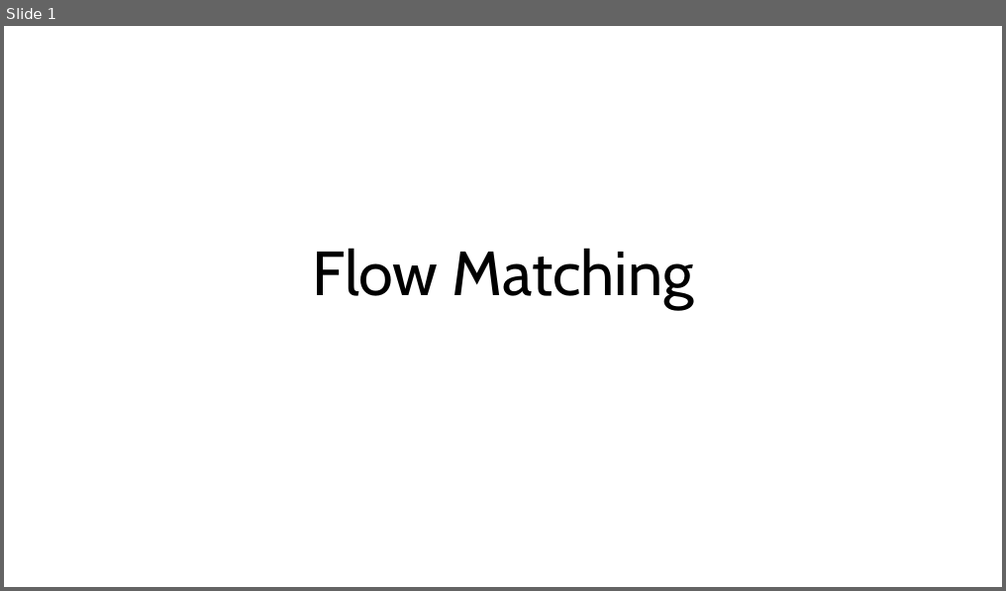
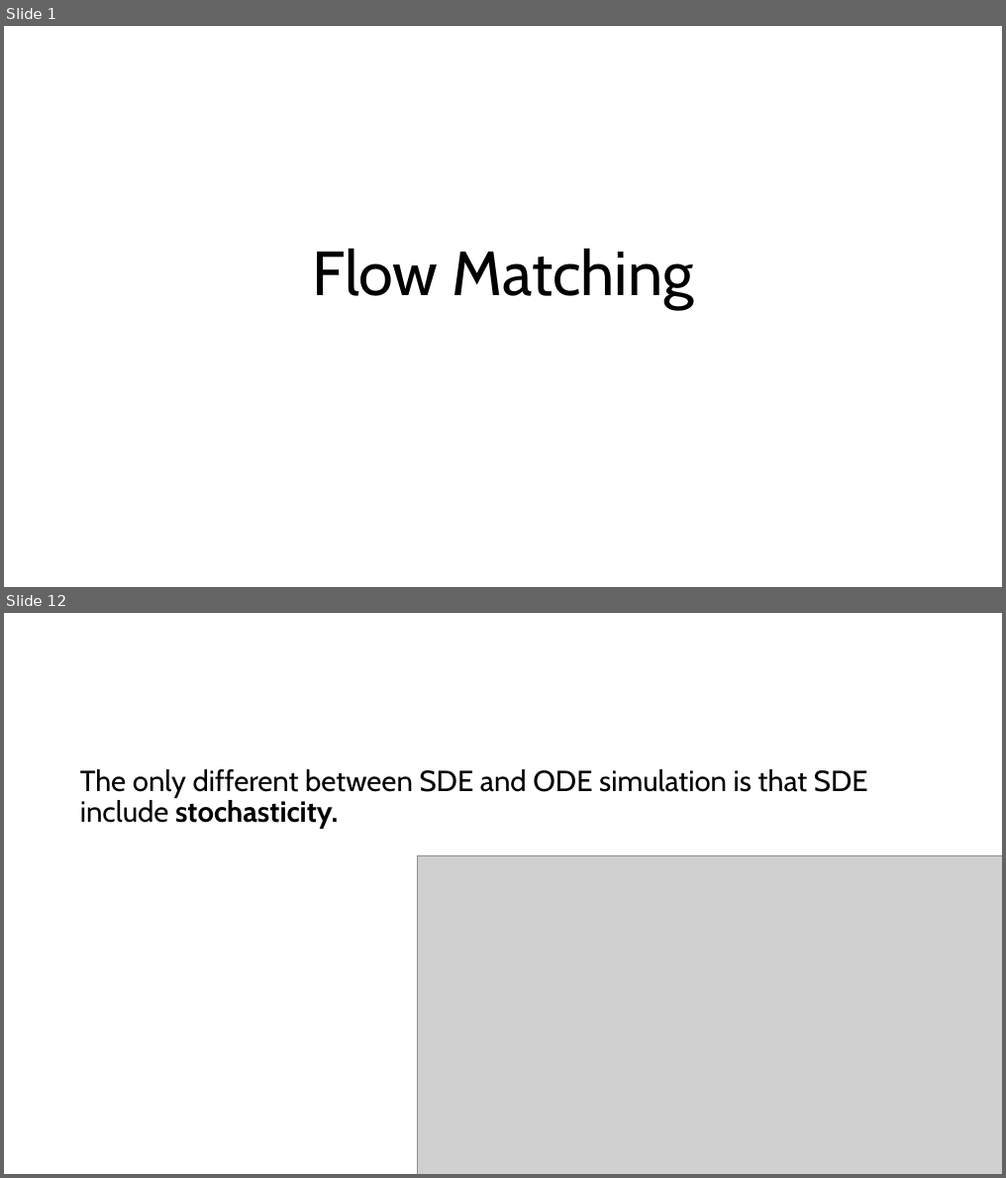
Before and after one commit to SOKOUDJOU-LEOPOLD/Learning-Flow-Matching, a slide deck: Flow Matching.pptx. Shown one above the other, each under a label of ours: slide 1 before the commit, slides 1 and 12 after it; the slides between them are not shown. The pictures are 1006x591 and 1006x1178 pixels, drawn with LibreOffice and Linux fonts; fonts in the diff are those of the drawing; grey boxes stand for pictures. Boxes give left, top, right and bottom in pixels: in the first picture for what was removed or moved away, otherwise in the second. Text is boxed around its words. In the diff, an @@ line names an element or a change of style, - is before the commit and + after.

```diff
--- a/Flow Matching.pptx
+++ b/Flow Matching.pptx
@@ slide 12 added at [4, 613, 1002, 1174], background #FFFFFF @@
@@ text added at [80, 769, 868, 829], 28 pt, text #000000 @@
+The only different between SDE and ODE simulation is that SDE include stochasticity.
@@ picture added at [418, 857, 1002, 1174] @@
```
Also in this commit, not shown: 1 slide changed, 34 other slides added, 3 other files.
